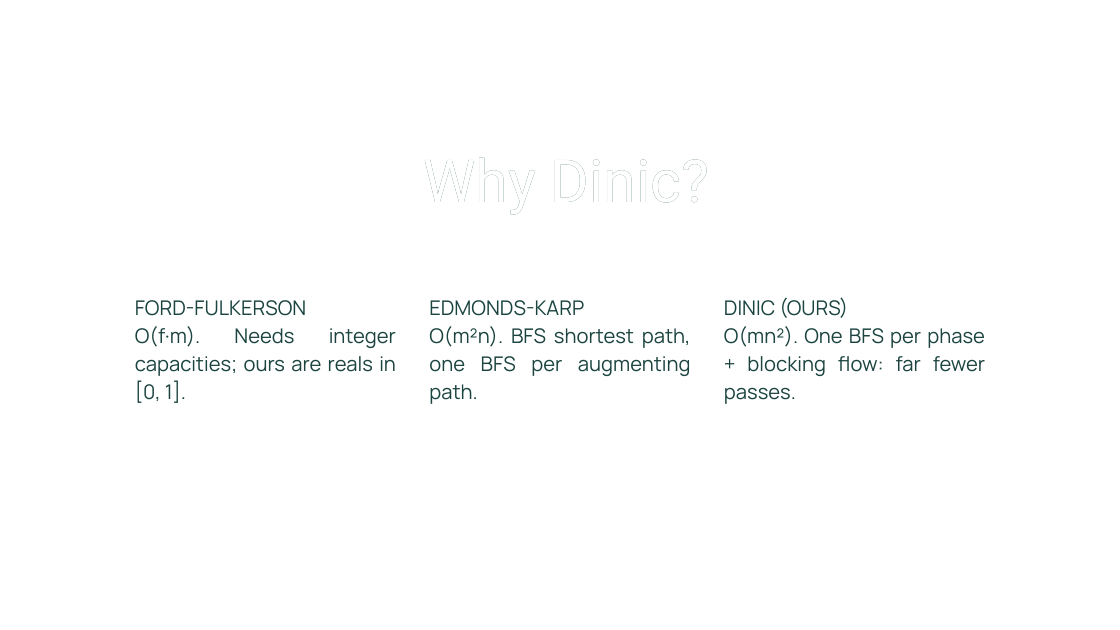
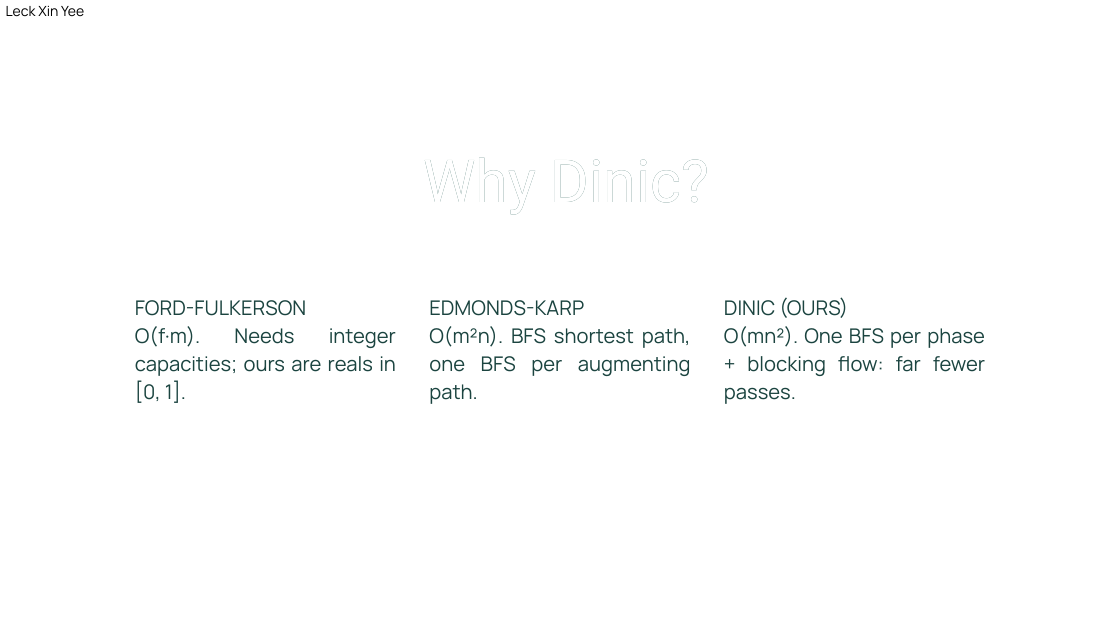
Before and after one commit to elvisshengjie/seam_carving_algorithm_comparison, a slide deck: slide 6 of CSD3130_CSD3131_Presentation.pptx. Drawn at 1120x630 pixels with LibreOffice and Linux fonts; fonts in the diff are those of the drawing; background and template pictures are left out. Boxes give left, top, right and bottom in pixels: in the first picture for what was removed or moved away, otherwise in the second. Text is boxed around its words. In the diff, an @@ line names an element or a change of style, - is before the commit and + after.

```diff
--- a/CSD3130_CSD3131_Presentation.pptx
+++ b/CSD3130_CSD3131_Presentation.pptx
@@ text added at (x1=6, y1=6, x2=84, y2=17), 18 pt, text #000000 @@
+Leck Xin Yee
```
Also in this commit, not shown: 9 other slides changed.
